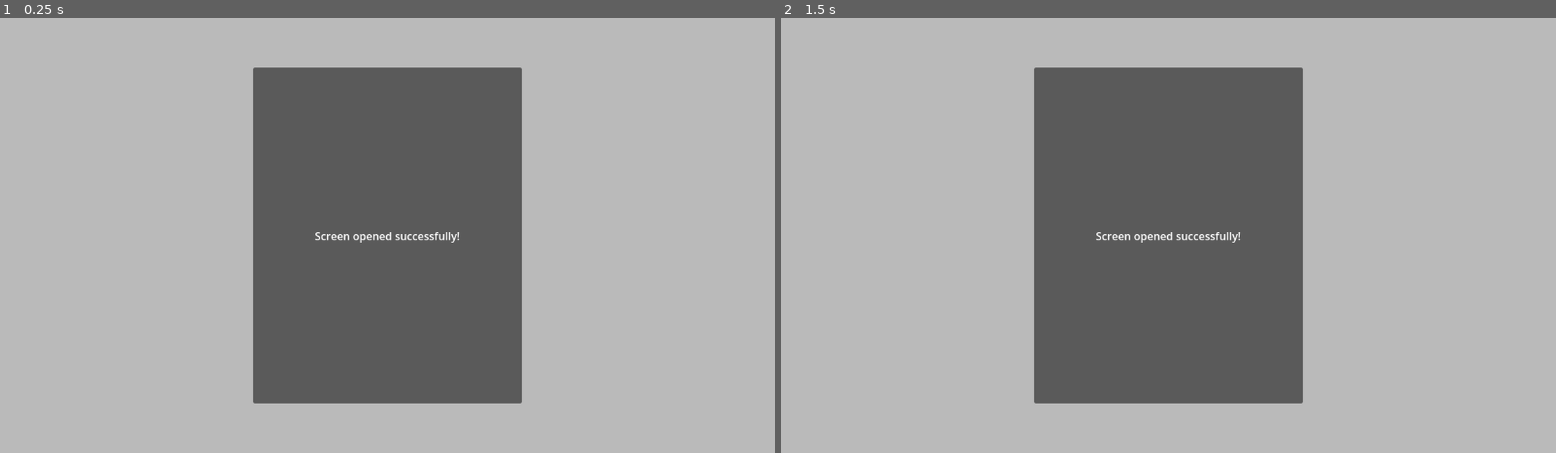
Above: before the commit, frames 1-2 (left to right).
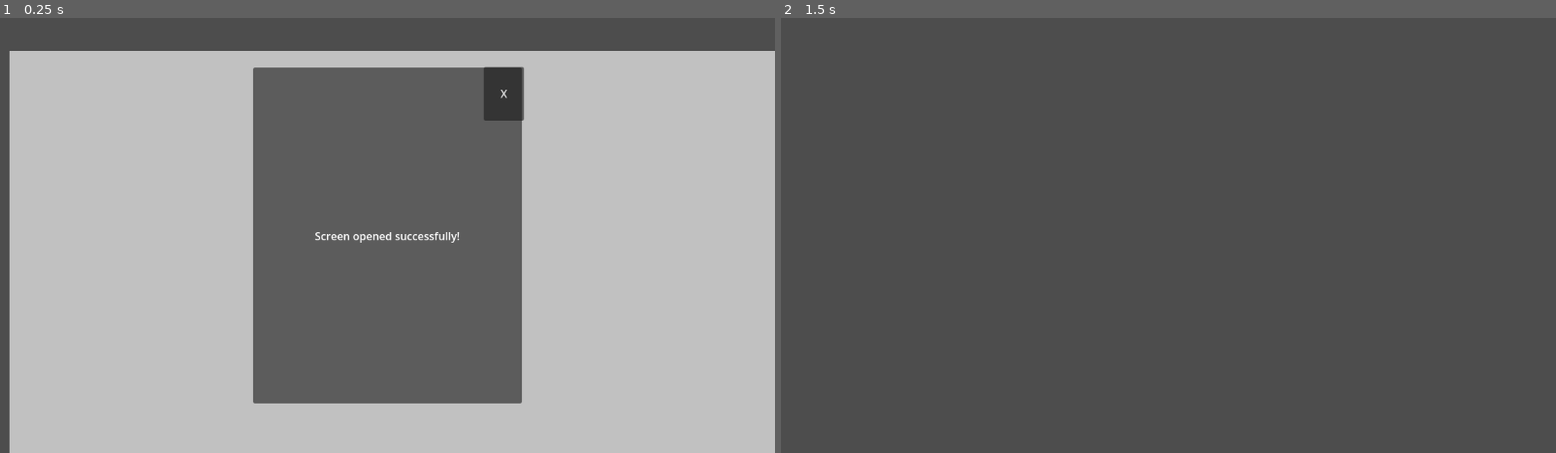
Above: after the commit, the same moments.

Repository: TabathaAGWilliams/AnneBelkAtDark
Game: Godot game, scene res://mini_game_ui.tscn
Two runs of this game, one before a commit and one after it. Both use one fixed random seed, a clock stepped at 60 frames per second and the inputs below. This scene is started directly instead of the project's main scene.
Inputs (mouse positions are in pixels of both pictures, inside the frame that each line leads up to):
- Up to frame 1 (0.25 s): no input
- Up to frame 2 (1.5 s): click (1284, 91) at 0.5 s, where only the run after the commit has a clickable "X"; tap Enter at 1.25 s; move the mouse to (1339, 213) at 1.27 s; hold D (right) from 1.28 s (still down); tap E (interact, bound only after the commit) at 1.35 s

The runs differ from the first frame. In frame 1, 9.4% of the frame differs, in the area x 0-100%, y 0-100%; in frame 2, 74%.

Commit message:
got interactable object operating as intented, working now on minigame ui

Diff:
--- a/interactRay.tscn
+++ b/interactRay.tscn
@@ -4,6 +4,7 @@
 
 [node name="RayCast3D" type="RayCast3D" unique_id=1418450754]
 target_position = Vector3(0, 0, -4)
+collision_mask = 3
 script = ExtResource("1_4xdc8")
 
 [node name="Label" type="Label" parent="." unique_id=1574171366]
--- a/interact_ray.gd
+++ b/interact_ray.gd
@@ -13,8 +13,15 @@
 	if is_colliding():
 		var collider = get_collider()
 
-		print("Colliding with " + collider.name + "...")
-		label.text = "Colliding with " + collider.name + "..."
+		#checking to see if collider is an interactable
+		if collider is Interactable:
+			label.text = collider.prompt_message
+
+			if Input.is_action_just_pressed("interact"):
+				collider.interact(owner)
+		else:
+			print("Colliding with " + collider.name + "...")
+			label.text = "Colliding with " + collider.name + "..."
 	else:
 		print("Not colliding...")
 		label.text = ""
--- /dev/null
+++ b/interactables/interactable.gd
@@ -0,0 +1,7 @@
+extends CollisionObject3D
+class_name Interactable
+
+@export var prompt_message = "interact"
+
+func interact(body):
+	print(body.name, " interacted with ", name)
--- /dev/null
+++ b/interactables/mini_game_obj.tscn
@@ -0,0 +1,26 @@
+[gd_scene format=3 uid="uid://qntmetqoq88w"]
+
+[ext_resource type="Texture2D" uid="uid://imans2a52pg7" path="res://placeholders/texture_07.png" id="1_jpya7"]
+[ext_resource type="Script" uid="uid://dlkewxofip1kj" path="res://interactables/minigame_interactable.gd" id="1_ks34v"]
+[ext_resource type="PackedScene" uid="uid://gjo1nediocx1" path="res://mini_game_ui.tscn" id="2_u6sp0"]
+
+[sub_resource type="SphereShape3D" id="SphereShape3D_ks34v"]
+
+[sub_resource type="StandardMaterial3D" id="StandardMaterial3D_u6sp0"]
+albedo_color = Color(1, 0.13725491, 1, 1)
+albedo_texture = ExtResource("1_jpya7")
+
+[sub_resource type="SphereMesh" id="SphereMesh_86wje"]
+material = SubResource("StandardMaterial3D_u6sp0")
+
+[node name="miniGameObj" type="StaticBody3D" unique_id=2101254527]
+collision_layer = 2
+script = ExtResource("1_ks34v")
+minigame_ui_scene = ExtResource("2_u6sp0")
+
+[node name="Ray" type="CollisionShape3D" parent="." unique_id=1895595314]
+shape = SubResource("SphereShape3D_ks34v")
+debug_color = Color(0.6901961, 0.28627452, 1, 0.7529412)
+
+[node name="MeshInstance3D" type="MeshInstance3D" parent="." unique_id=2043700097]
+mesh = SubResource("SphereMesh_86wje")
--- /dev/null
+++ b/interactables/minigame_interactable.gd
@@ -0,0 +1,15 @@
+extends "res://interactables/interactable.gd"
+
+@export var minigame_ui_scene: PackedScene
+
+func interact(body):
+	if minigame_ui_scene:
+		var ui_instance = minigame_ui_scene.instantiate()
+
+		get_tree().root.add_child(ui_instance)
+
+		Input.mouse_mode = Input.MOUSE_MODE_VISIBLE
+
+		get_tree().paused = true
+	else:
+		print("Error: No UI scene has been assigned to this minigame object!")
--- a/main.tscn
+++ b/main.tscn
@@ -3,16 +3,15 @@
 [ext_resource type="PackedScene" uid="uid://q2klijpc0h10" path="res://player.tscn" id="1_ig7tw"]
 [ext_resource type="Script" uid="uid://dcs2bnag64uq0" path="res://main.gd" id="1_lquwl"]
 [ext_resource type="PackedScene" uid="uid://c31cnyn5da65s" path="res://placeholders/blockBig.tscn" id="2_1bvp3"]
-[ext_resource type="PackedScene" uid="uid://ds127mk1qyjdw" path="res://chunks/roomEnter.tscn" id="2_7mycd"]
 [ext_resource type="PackedScene" uid="uid://dgnlufr5fhpk0" path="res://chunks/roomHall.tscn" id="3_272bh"]
 [ext_resource type="PackedScene" uid="uid://bjsql7wpdkoaj" path="res://placeholders/blockSmall.tscn" id="3_lquwl"]
 [ext_resource type="PackedScene" uid="uid://8do6yi6rm0f0" path="res://chunks/roomCorner.tscn" id="4_5vw27"]
 [ext_resource type="PackedScene" uid="uid://dgu5d17jq7xsw" path="res://placeholders/mesh.tscn" id="4_7mycd"]
 [ext_resource type="PackedScene" uid="uid://bsy0jjdexikhc" path="res://chunks/pond.tscn" id="5_kek77"]
+[ext_resource type="PackedScene" uid="uid://qntmetqoq88w" path="res://interactables/mini_game_obj.tscn" id="9_kek77"]
 
 [node name="Node" type="Node" unique_id=129206342]
 script = ExtResource("1_lquwl")
-room_scene1 = ExtResource("2_7mycd")
 room_scene2 = ExtResource("3_272bh")
 room_scene3 = ExtResource("4_5vw27")
 room_scene4 = ExtResource("5_kek77")
@@ -48,3 +47,7 @@
 
 [node name="PlaceholderBlockBig7" parent="Spawn" unique_id=1981625262 instance=ExtResource("4_7mycd")]
 transform = Transform3D(-1.3113416e-07, 0, -1, 0, 0.5, 0, 3, 0, -4.371139e-08, 5, 3.25, 1.5)
+
+[node name="miniGameObj" parent="." unique_id=2101254527 instance=ExtResource("9_kek77")]
+transform = Transform3D(1, 0, 0, 0, 1, 0, 0, 0, 1, 3, 1, 0)
+prompt_message = "play mini game"
--- a/mini_game_ui.gd
+++ b/mini_game_ui.gd
@@ -1,16 +1,20 @@
 extends CanvasLayer
-
-
-# Called when the node enters the scene tree for the first time.
-func _ready() -> void:
-	pass # Replace with function body.
 
 
 # Called every frame. 'delta' is the elapsed time since the previous frame.
 func _process(delta: float) -> void:
 	pass
 
-func _input(event):
+#func _input(event):
 	#Close the game if they press escape
-	if event.is_action_pressed("ui_cancel"):
-		queue_free()
+	#if event.is_action_pressed("ui_cancel"):
+		#close_minigame()
+
+func close_minigame():
+	Input.mouse_mode = Input.MOUSE_MODE_CAPTURED
+	get_tree().paused = false
+	queue_free()
+
+
+func _on_button_pressed() -> void:
+		close_minigame()
--- a/mini_game_ui.tscn
+++ b/mini_game_ui.tscn
@@ -1,6 +1,15 @@
-[gd_scene format=3 uid="uid://bbbv4ogoc2u1b"]
+[gd_scene format=3 uid="uid://gjo1nediocx1"]
 
 [ext_resource type="Script" uid="uid://bgpowito8poak" path="res://mini_game_ui.gd" id="1_vuav5"]
+
+[sub_resource type="StyleBoxFlat" id="StyleBoxFlat_vuav5"]
+bg_color = Color(0.9610899, 0, 0.04538341, 1)
+border_width_bottom = 4
+border_color = Color(0.59818393, 0.04146868, 0, 1)
+corner_radius_top_left = 20
+corner_radius_top_right = 20
+corner_radius_bottom_right = 20
+corner_radius_bottom_left = 20
 
 [node name="MiniGameUI" type="CanvasLayer" unique_id=920386627]
 script = ExtResource("1_vuav5")
@@ -9,9 +18,13 @@
 anchors_preset = 15
 anchor_right = 1.0
 anchor_bottom = 1.0
+offset_left = 14.0
+offset_top = 49.0
+offset_right = 14.0
+offset_bottom = 49.0
 grow_horizontal = 2
 grow_vertical = 2
-color = Color(1, 1, 1, 0.6156863)
+color = Color(1, 1, 1, 0.6509804)
 
 [node name="Panel" type="Panel" parent="." unique_id=1186757617]
 anchors_preset = 8
@@ -40,3 +53,19 @@
 grow_horizontal = 2
 grow_vertical = 2
 text = "Screen opened successfully!"
+
+[node name="Button" type="Button" parent="Panel" unique_id=460635842]
+custom_minimum_size = Vector2(60, 80)
+layout_mode = 1
+anchors_preset = -1
+anchor_left = 0.97800004
+anchor_right = 1.0
+offset_left = -48.200012
+offset_top = -1.0
+offset_right = 3.0
+offset_bottom = 79.0
+grow_horizontal = 0
+theme_override_styles/normal_mirrored = SubResource("StyleBoxFlat_vuav5")
+text = "X"
+
+[connection signal="pressed" from="Panel/Button" to="." method="_on_button_pressed"]
--- a/project.godot
+++ b/project.godot
@@ -25,6 +25,11 @@
 
 [input]
 
+ui_cancel={
+"deadzone": 0.5,
+"events": [Object(InputEventKey,"resource_local_to_scene":false,"resource_name":"","device":0,"window_id":0,"alt_pressed":false,"shift_pressed":false,"ctrl_pressed":false,"meta_pressed":false,"pressed":false,"keycode":4194305,"physical_keycode":0,"key_label":0,"unicode":0,"location":0,"echo":false,"script":null)
+]
+}
 forward={
 "deadzone": 0.2,
 "events": [Object(InputEventKey,"resource_local_to_scene":false,"resource_name":"","device":-1,"window_id":0,"alt_press …(192 unchanged characters)…
@@ -55,3 +60,8 @@
 "events": [Object(InputEventKey,"resource_local_to_scene":false,"resource_name":"","device":-1,"window_id":0,"alt_press …(191 unchanged characters)…
 ]
 }
+interact={
+"deadzone": 0.2,
+"events": [Object(InputEventKey,"resource_local_to_scene":false,"resource_name":"","device":-1,"window_id":0,"alt_pressed":false,"shift_pressed":false,"ctrl_pressed":false,"meta_pressed":false,"pressed":false,"keycode":0,"physical_keycode":69,"key_label":0,"unicode":101,"location":0,"echo":false,"script":null)
+]
+}
Not shown, added: interactables/interactable.gd.uid
Not shown, added: interactables/minigame_interactable.gd.uid
